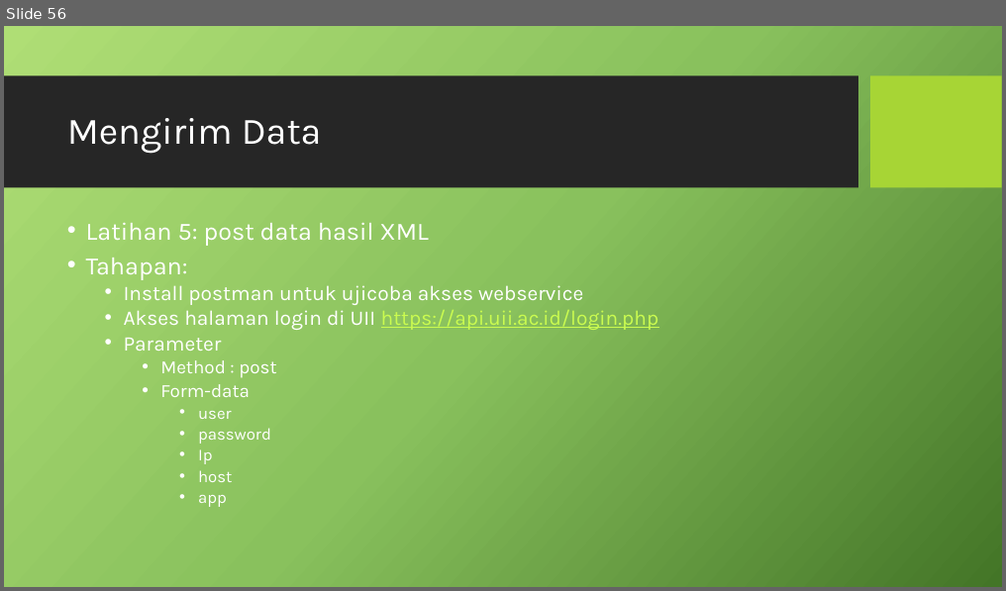
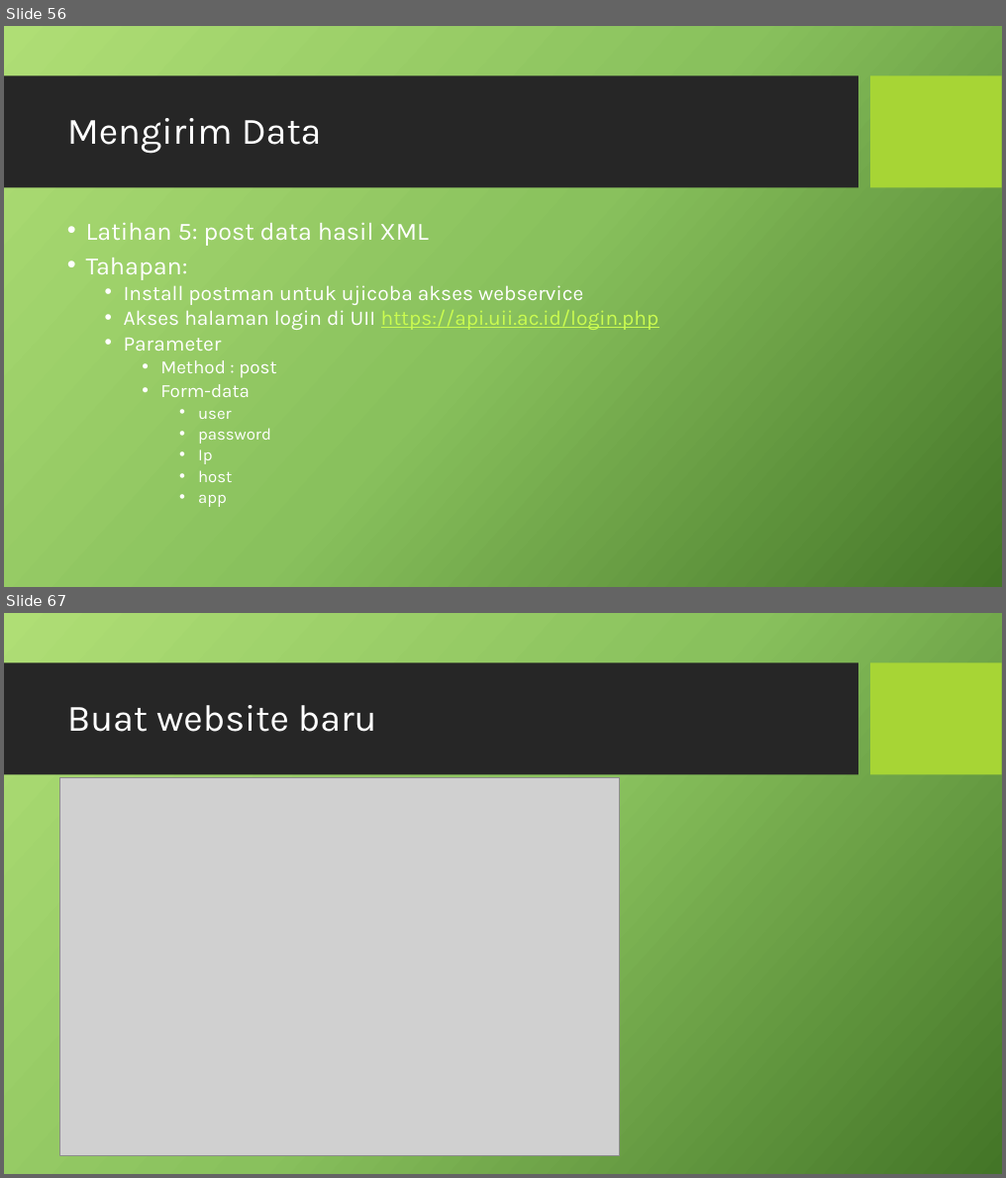
Before and after one commit to prayitna/asp.net, a slide deck: presentasi 3.pptx. Shown one above the other, each under a label of ours: slide 56 before the commit, slides 56 and 67 after it; the slides between them are not shown. The pictures are 1006x591 and 1006x1178 pixels, drawn with LibreOffice and Linux fonts; fonts in the diff are those of the drawing; grey boxes stand for pictures; background and template pictures are left out. Boxes give left, top, right and bottom in pixels: in the first picture for what was removed or moved away, otherwise in the second. Text is boxed around its words. In the diff, an @@ line names an element or a change of style, - is before the commit and + after.

```diff
--- a/presentasi 3.pptx
+++ b/presentasi 3.pptx
@@ slide 67 added at (4,613,1002,1174), background picture (left out); not listed: 2 template elements that a slide beside it also shows @@
@@ title added at (67,705,377,732), 36 pt, text #FFFFFF @@
+Buat website baru
@@ picture added at (59,777,619,1156) @@
```
Also in this commit, not shown: 2 slides changed, 10 other slides added, 1 slide removed, 3 other files.
